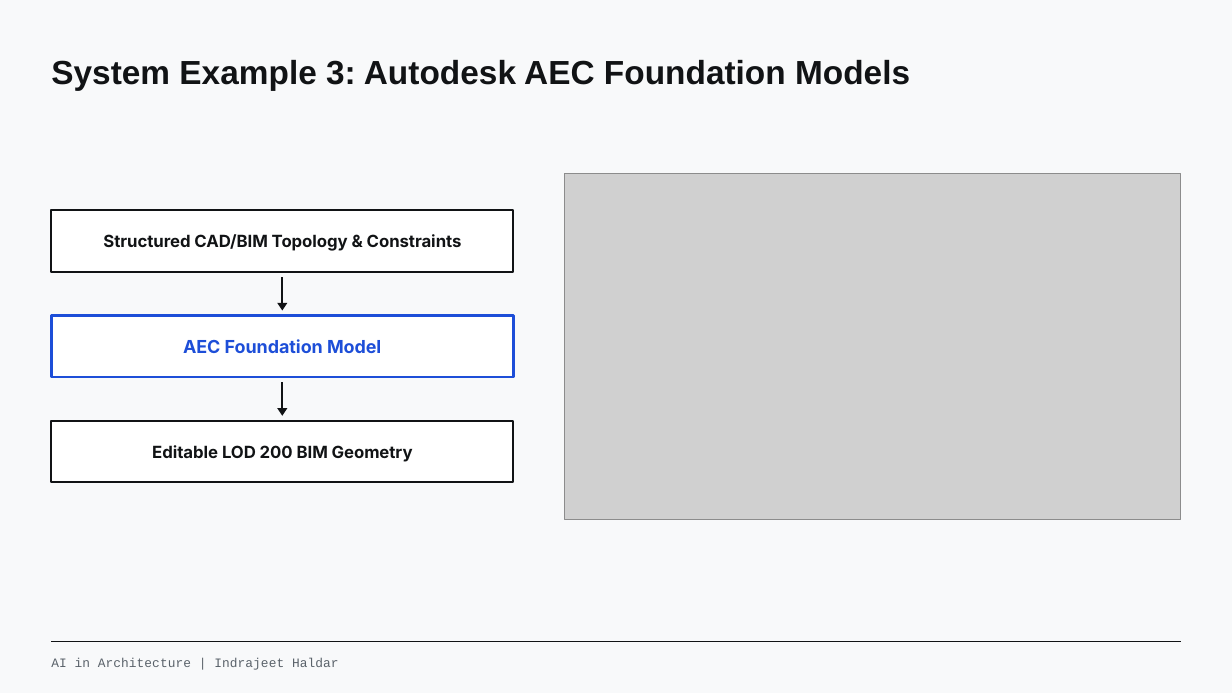
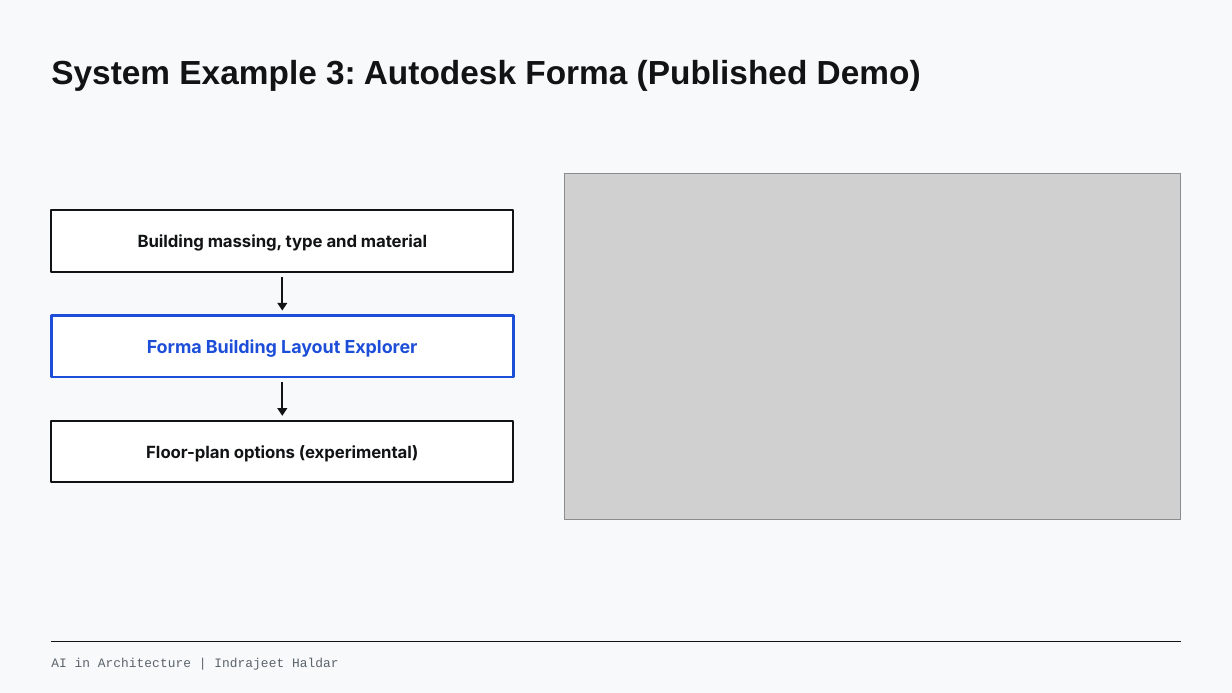
Before and after one commit to range-et/AI_arch_resources, a slide deck: slide 21 of AI in Architecture - Presentation.pptx. Drawn at 1232x693 pixels with LibreOffice and Linux fonts; fonts in the diff are those of the drawing; grey boxes stand for pictures; background and template pictures are left out. Boxes give left, top, right and bottom in pixels: in the first picture for what was removed or moved away, otherwise in the second. Text is boxed around its words. In the diff, an @@ line names an element or a change of style, - is before the commit and + after.

```diff
--- a/AI in Architecture - Presentation.pptx
+++ b/AI in Architecture - Presentation.pptx
@@ text at box(51, 60, 921, 90): text changed @@
-System Example 3: Autodesk AEC Foundation Models
+System Example 3: Autodesk Forma (Published Demo)
@@ text at box(138, 234, 427, 251): text changed @@
-Structured CAD/BIM Topology & Constraints
+Building massing, type and material
@@ text at box(147, 339, 418, 357): text changed @@
-AEC Foundation Model
+Forma Building Layout Explorer
@@ text at box(146, 445, 419, 462): text changed @@
-Editable LOD 200 BIM Geometry
+Floor-plan options (experimental)
```
Also in this commit, not shown: 5 other slides changed, 48 other files.
